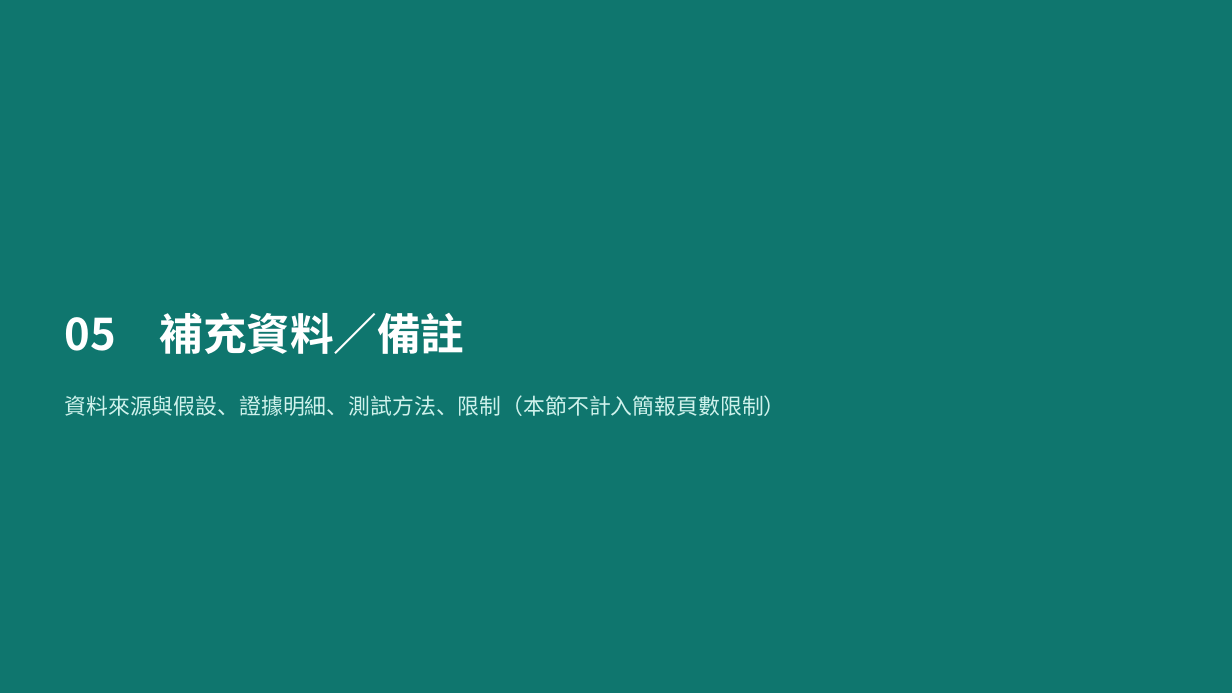
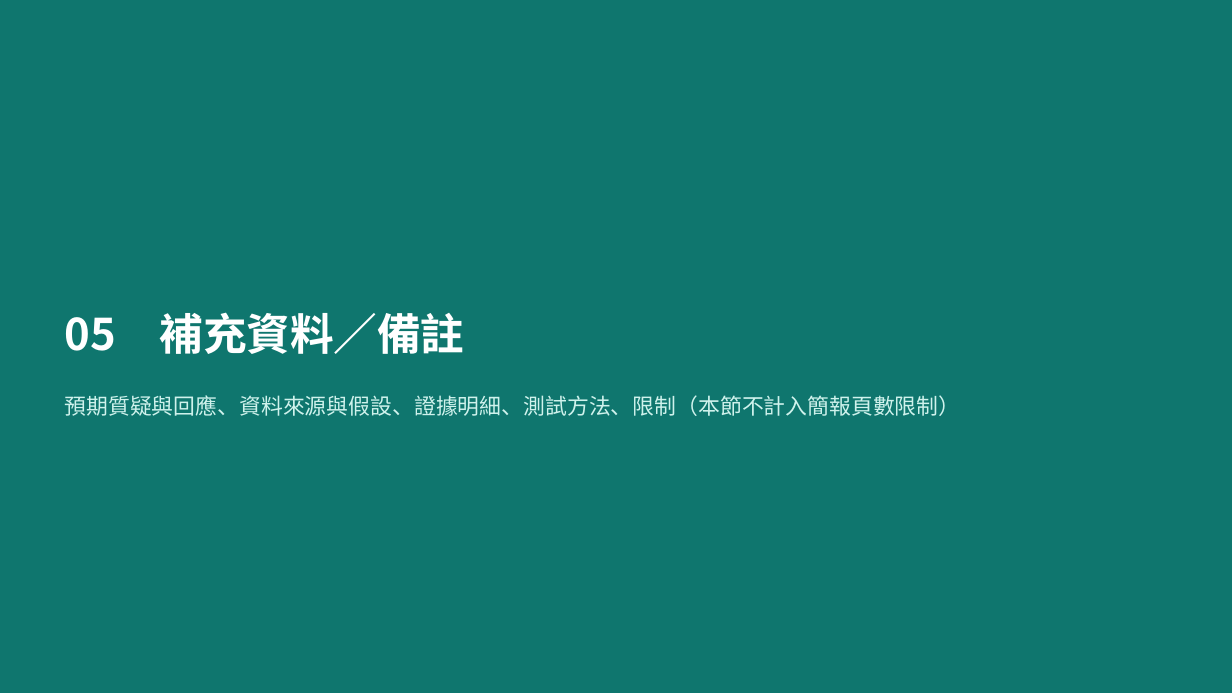
Before and after one commit to p7w97cjtdf-dot/-, a slide deck: slide 15 of docs/evidence/proposal.pptx. Drawn at 1232x693 pixels with LibreOffice and Linux fonts; fonts in the diff are those of the drawing. Boxes give left, top, right and bottom in pixels: in the first picture for what was removed or moved away, otherwise in the second. Text is boxed around its words. In the diff, an @@ line names an element or a change of style, - is before the commit and + after.

```diff
--- a/docs/evidence/proposal.pptx
+++ b/docs/evidence/proposal.pptx
@@ text at bbox=[65, 395, 961, 416]: text changed @@
-資料來源與假設、證據明細、測試方法、限制（本節不計入簡報頁數限制）
+預期質疑與回應、資料來源與假設、證據明細、測試方法、限制（本節不計入簡報頁數限制）
```
Also in this commit, not shown: 2 slides added, 1 other file.
